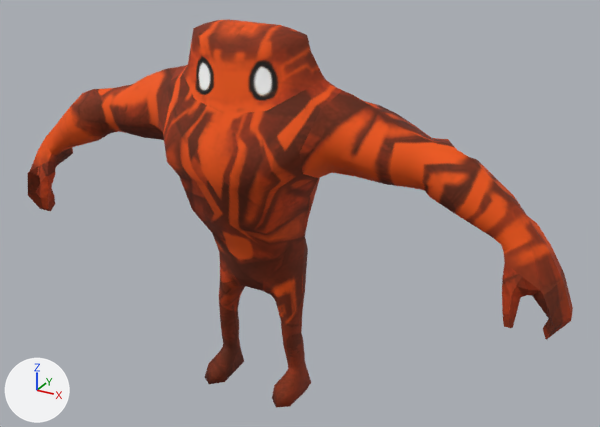
Renders of the FBX model perspective/GTFO Elijah Art/FINALCharacterAnimation.FBX from each side of a commit.
One viewpoint serves both versions: a camera (50 mm lens) standing at (1.84, -2.93, 2.39) and looking at (0.17, 0.12, 0.87). Every picture has the same lights, and +X, +Y and +Z are marked at lower left.

The first picture shows 'MainCharacter'.
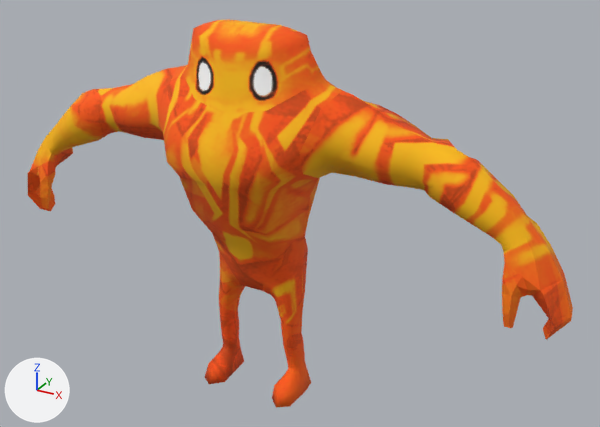
Scene script edits in JSON lines:
```json
{"op": "add", "block": "img_neonorangecharactertexture_jpg", "code": ["img_neonorangecharactertexture_jpg = load_image('NEONOrangeCharacterTexture.jpg', 'NEONOrangeCharacterTexture.jpg', 512, 512, 'sRGB')"]}
{"op": "set", "path": "mat_maincharacter.texture", "old": "img_orangecharactertexture_jpg", "new": "img_neonorangecharactertexture_jpg"}
```

Boxes (x1, y1, x2, y2) around the edits, measured in the pictures (600 x 427 px):
```json
{"object": "MainCharacter", "change": "surface changed", "before": [28, 19, 573, 407], "after": [28, 19, 573, 407]}
```
